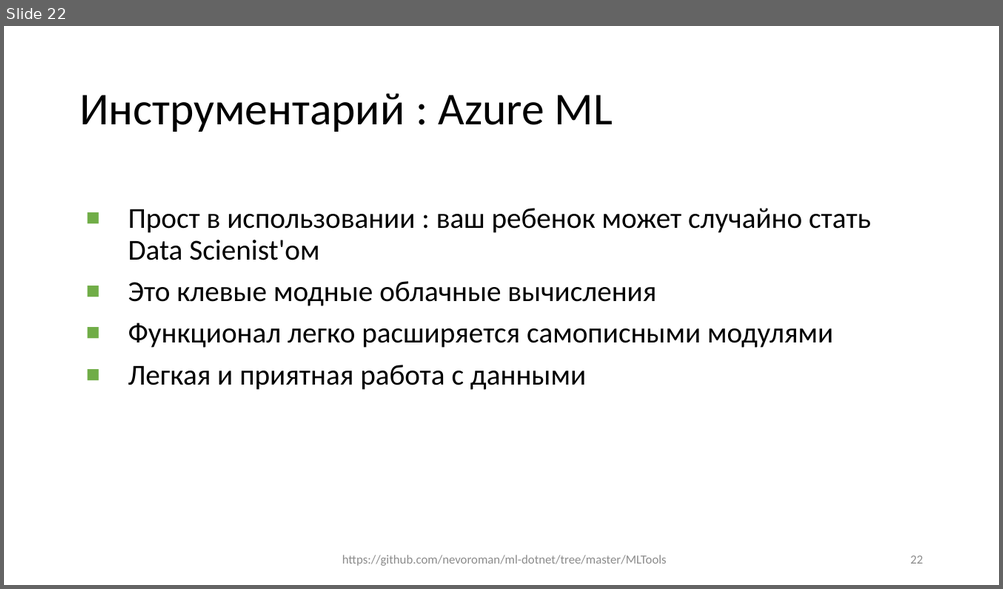
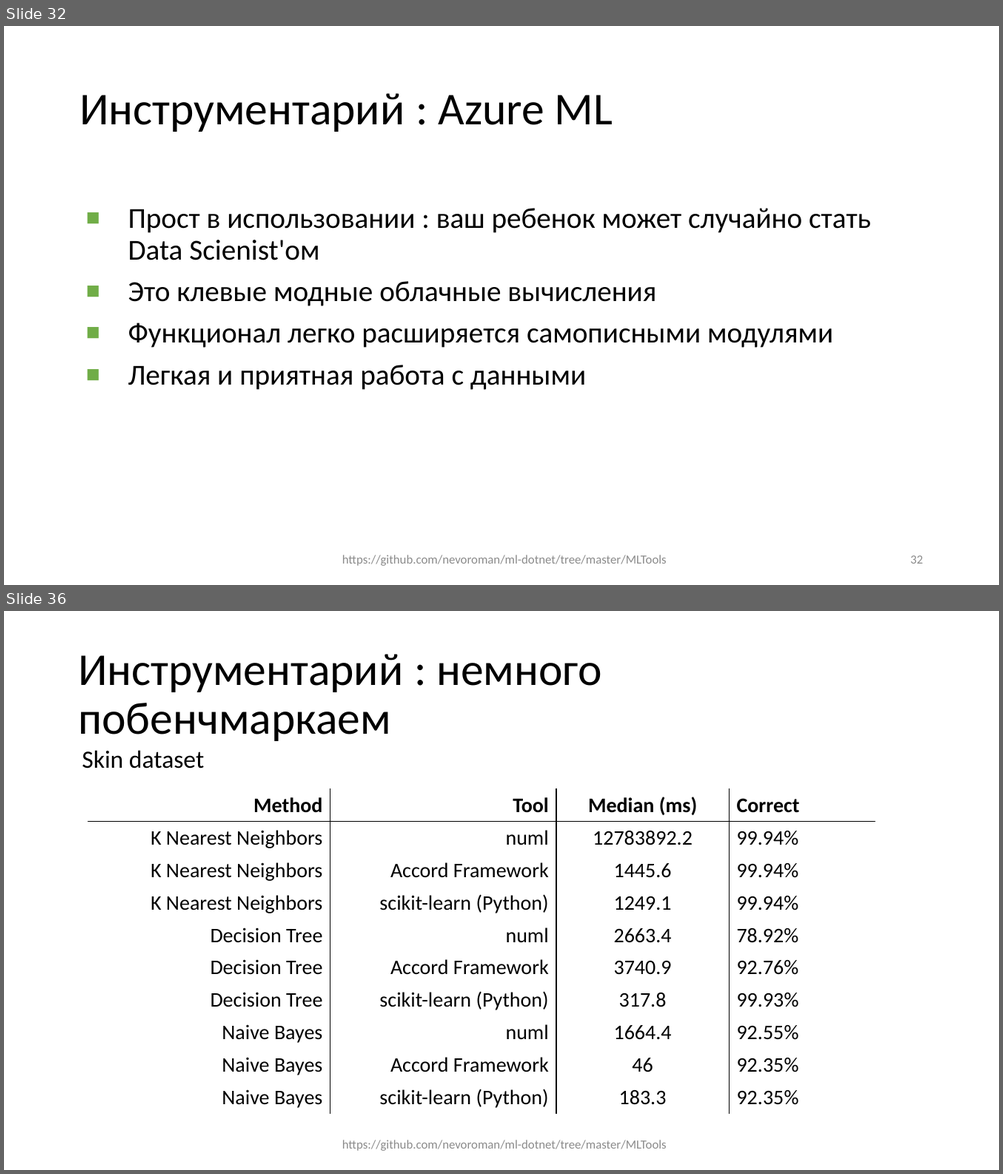
Before and after one commit to Spectr9/ml-dotnet, a slide deck: Slides/Slides.pptx. Shown one above the other, each under a label of ours: slide 22 before the commit, slides 32 and 36 after it; the slides between them are not shown. The pictures are 1003x589 and 1003x1174 pixels, drawn with LibreOffice and Linux fonts; fonts in the diff are those of the drawing. Boxes give left, top, right and bottom in pixels: in the first picture for what was removed or moved away, otherwise in the second. Text is boxed around its words. In the diff, an @@ line names an element or a change of style, - is before the commit and + after.

```diff
--- a/Slides/Slides.pptx
+++ b/Slides/Slides.pptx
@@ slide 36 added at (4,611,999,1170), background #FFFFFF @@
@@ title added at (78,654,602,741), 44 pt, text #000000 @@
+Инструментарий : немного побенчмаркаем
@@ text added at (82,750,204,769), 24 pt, text #000000 @@
+Skin dataset
@@ table added at (88,789,876,1115), 10 rows, 4 columns @@
+Method | Tool | Median (ms) | Correct
+K Nearest Neighbors | numl | 12783892.2 | 99.94%
+K Nearest Neighbors | Accord Framework | 1445.6 | 99.94%
+K Nearest Neighbors | scikit-learn (Python) | 1249.1 | 99.94%
+Decision Tree | numl | 2663.4 | 78.92%
+Decision Tree | Accord Framework | 3740.9 | 92.76%
+Decision Tree | scikit-learn (Python) | 317.8 | 99.93%
+Naive Bayes | numl | 1664.4 | 92.55%
+Naive Bayes | Accord Framework | 46 | 92.35%
+Naive Bayes | scikit-learn (Python) | 183.3 | 92.35%
@@ text added at (342,1140,666,1151), 12 pt, text #8C8C8C @@
+https://github.com/nevoroman/ml-dotnet/tree/master/MLTools
@@ what was slide 22 is now slide 32 @@
```
Also in this commit, not shown: 10 slides changed, 12 other slides added, 1 slide removed, 2 other files.
